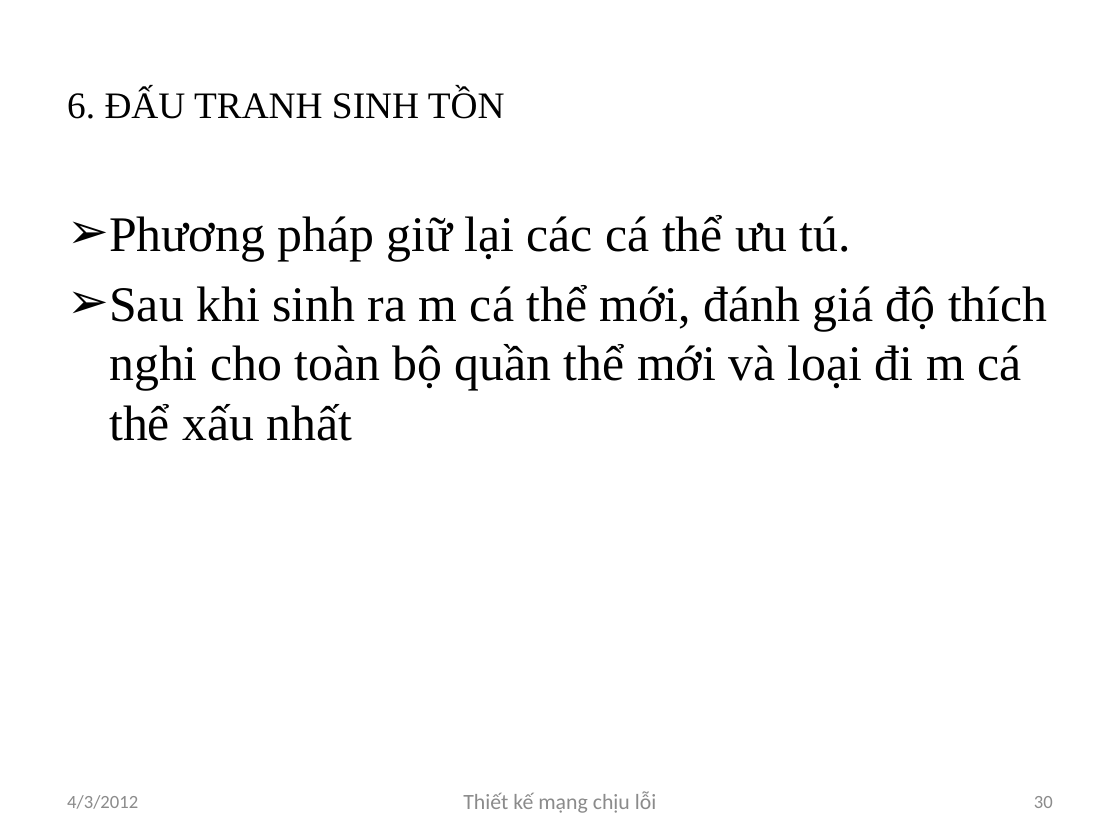
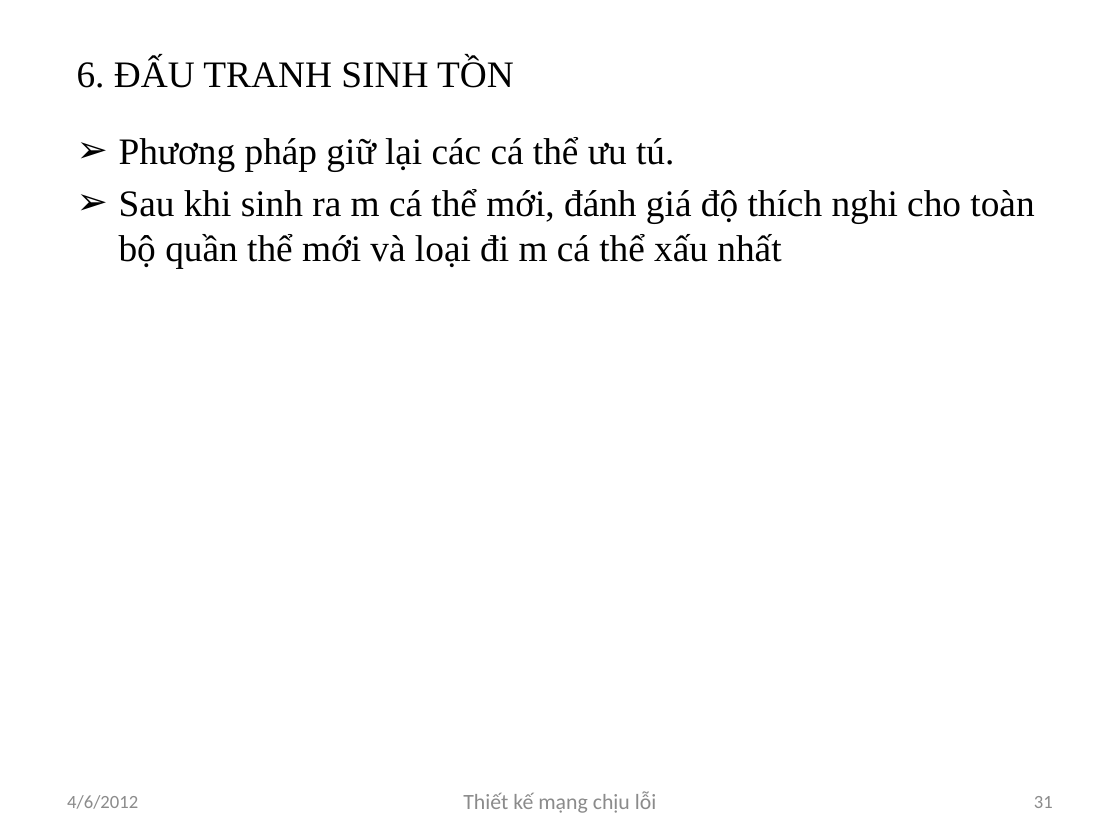
Before and after one commit to luongnv89/GAMSOND, a slide deck: slide 31 of Presents/Luongnv.Intro5.0.pptx (slide 30 before the commit). Drawn at 1120x840 pixels with LibreOffice and Linux fonts; fonts in the diff are those of the drawing. Boxes give left, top, right and bottom in pixels: in the first picture for what was removed or moved away, otherwise in the second. Text is boxed around its words. In the diff, an @@ line names an element or a change of style, - is before the commit and + after.

```diff
--- a/Presents/Luongnv.Intro5.0.pptx
+++ b/Presents/Luongnv.Intro5.0.pptx
@@ title "6. ĐẤU TRANH SINH TỒN" moved from (x1=67, y1=89, x2=505, y2=119) to (x1=77, y1=58, x2=514, y2=88) @@
@@ text "Phương pháp giữ lại các ..." moved from (x1=109, y1=215, x2=1047, y2=441) to (x1=119, y1=137, x2=1034, y2=268) @@
@@ text "Phương pháp giữ lại các ..." at (x1=119, y1=137, x2=1034, y2=268): size 32 to 24 pt; less space between paragraphs @@
@@ text at (x1=67, y1=795, x2=138, y2=809): text changed @@
-4/3/2012
+4/6/2012
@@ page number at (x1=1034, y1=796, x2=1053, y2=808): text changed @@
-30
+31
```
Also in this commit, not shown: 34 other slides changed, 1 slide added, 2 other files.
